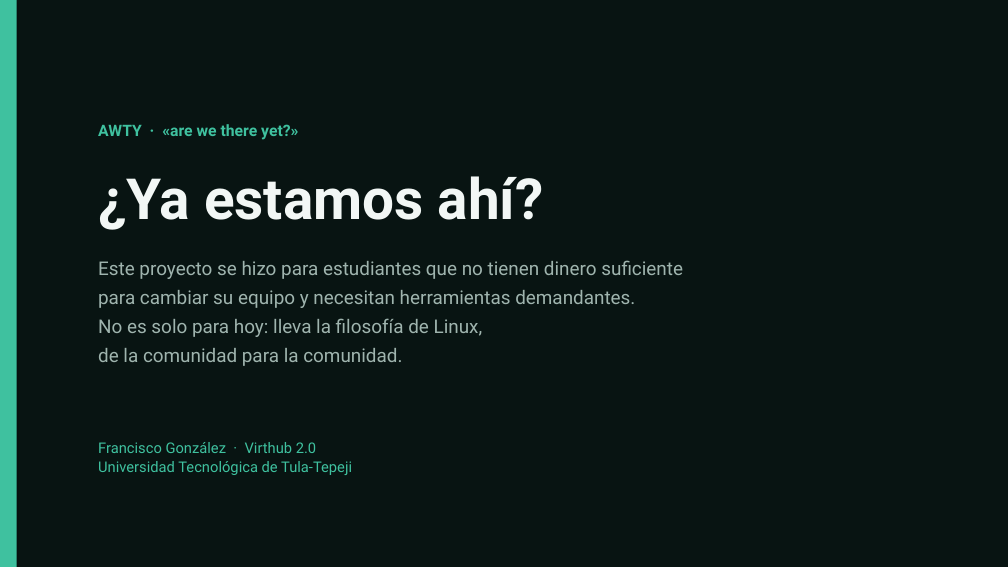
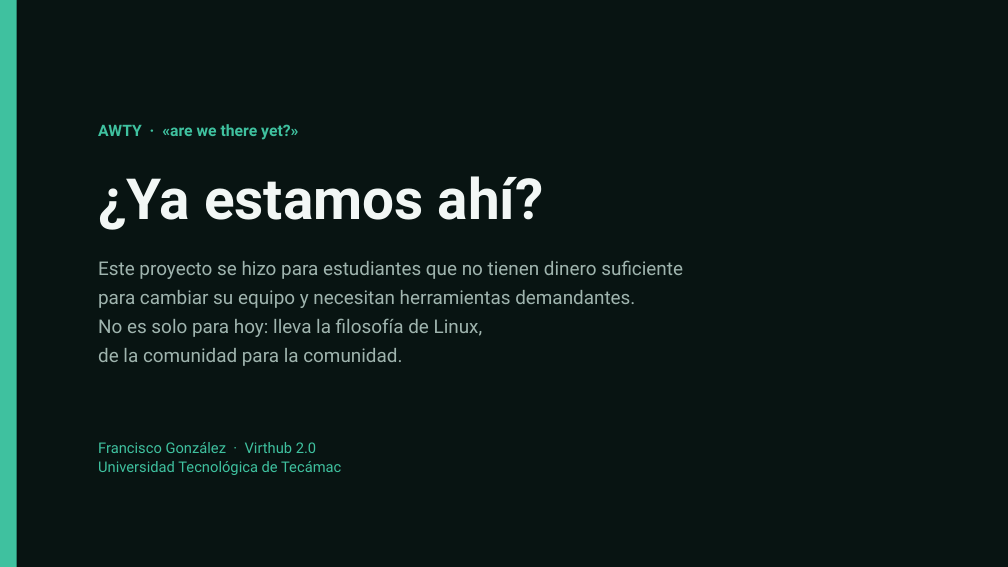
Before and after one commit to HankHound03/Virthub-IA, a slide deck: slide 27 of docs/Presentacion-Virthub-2.0.pptx (slide 25 before the commit). Drawn at 1008x567 pixels with LibreOffice and Linux fonts; fonts in the diff are those of the drawing. Boxes give left, top, right and bottom in pixels: in the first picture for what was removed or moved away, otherwise in the second. Text is boxed around its words. In the diff, an @@ line names an element or a change of style, - is before the commit and + after.

Commit message:
Manuales y presentacion: universidad correcta, nostalgia, marco de perfil y cambios 1.0 a 2.0
CORRECCION
  La universidad es la Tecnologica de Tecamac, no la de Tula-Tepeji. Corregido en
  los tres documentos: portadas, pies y una mencion en el manual de usuario.

NUEVAS CAPTURAS
  Tres mas, adjuntadas donde corresponden:
    - pestana Mensajes del chat, sin conversacion abierta;
    - pestana Anuncios, con los avisos del administrador;
    - perfil: cambio de foto y selector de color del marco.

CONTENIDO NUEVO

  Manual de usuario
    - 3.4 deja claro que el estado del sistema es exclusivo del administrador, y
      por que.
    - 4.1 justifica el diseno Redmond desde la nostalgia: la interfaz que ya se
      reconoce, que no compite con el contenido, que no exige una pantalla nueva
      y que es un homenaje a la computadora que inspiro el proyecto.
    - 6.1 explica el cambio de foto y el color del marco, paso a paso.
    - 15 recorre los cambios de la 1.0 a la 2.0 contados desde quien usa el sitio.

  Manual de administrador
    - 14 recorre los mismos cambios desde el lado tecnico: temas, foro y archivos,
      moderacion y antivirus, chat, escritorios, IA, rendimiento y version.

  Presentacion
    - Dos diapositivas nuevas: "Por que Redmond" (nostalgia) y "De la 1.0 a la 2.0".
    - La numeracion ahora se calcula sola, para no renumerar al insertar.

Los tres documentos: 27 diapositivas y los dos manuales regenerados con sus
capturas. Imagenes usadas: 23.

```diff
--- a/docs/Presentacion-Virthub-2.0.pptx
+++ b/docs/Presentacion-Virthub-2.0.pptx
@@ text at [98,461,341,475]: text changed @@
-Universidad Tecnológica de Tula-Tepeji
+Universidad Tecnológica de Tecámac
```
Also in this commit, not shown: 6 other slides changed, 2 slides added, 9 other files.
